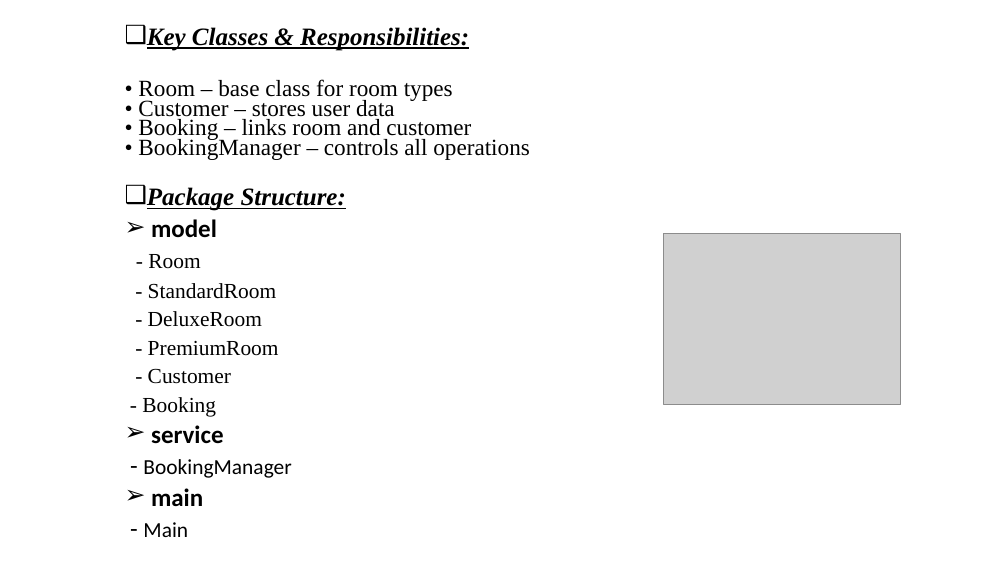
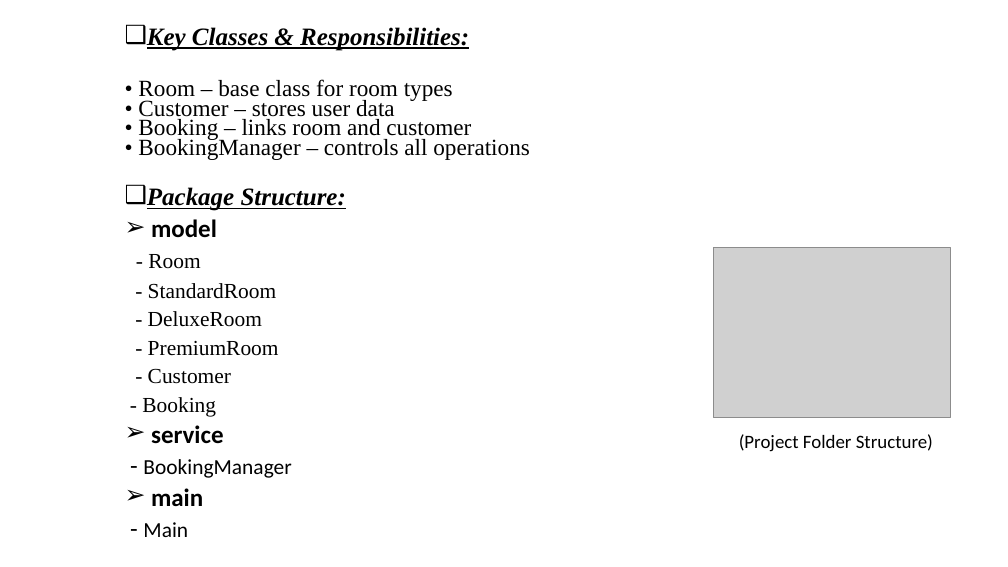
Before and after one commit to IEM-Gurukul/term-ii-project-submission-swastikadas452-create, a slide deck: slide 3 of slides/Presentation2.pptx. Drawn at 1008x567 pixels with LibreOffice and Linux fonts; fonts in the diff are those of the drawing; grey boxes stand for pictures. Boxes give left, top, right and bottom in pixels: in the first picture for what was removed or moved away, otherwise in the second. Text is boxed around its words. In the diff, an @@ line names an element or a change of style, - is before the commit and + after.

Commit message:
Added the Project Presentation

```diff
--- a/slides/Presentation2.pptx
+++ b/slides/Presentation2.pptx
@@ picture: place and size @@
-picture at <box>663,234,900,404</box>
+picture at <box>714,247,951,417</box>
@@ text added at <box>739,434,933,452</box>, 18 pt, text #000000 @@
+(Project Folder Structure)
```
Also in this commit, not shown: 2 other slides changed.
